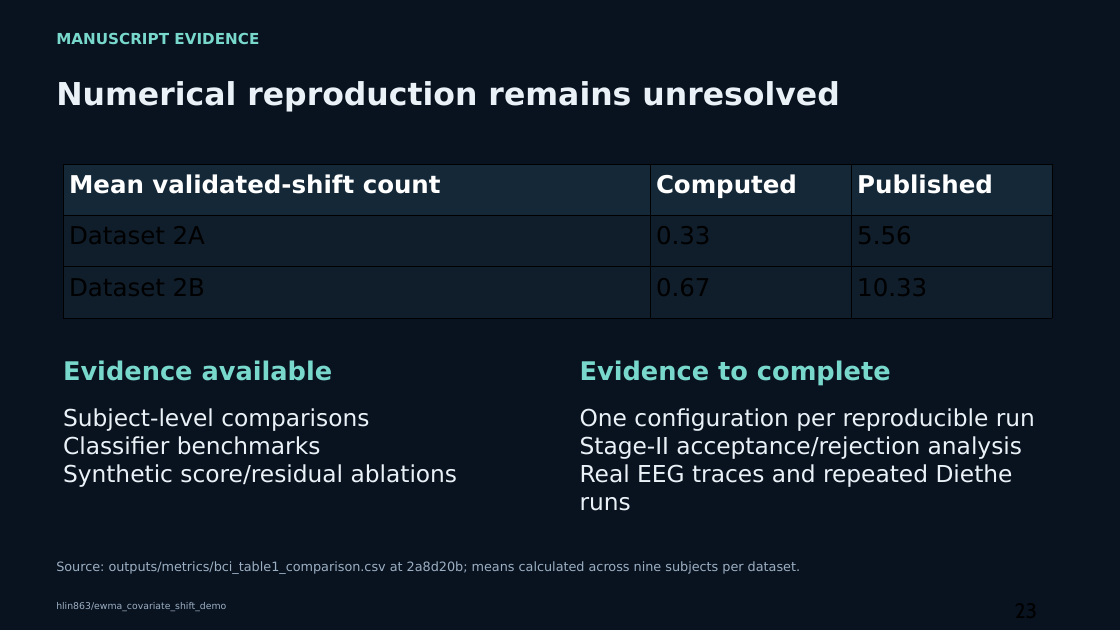
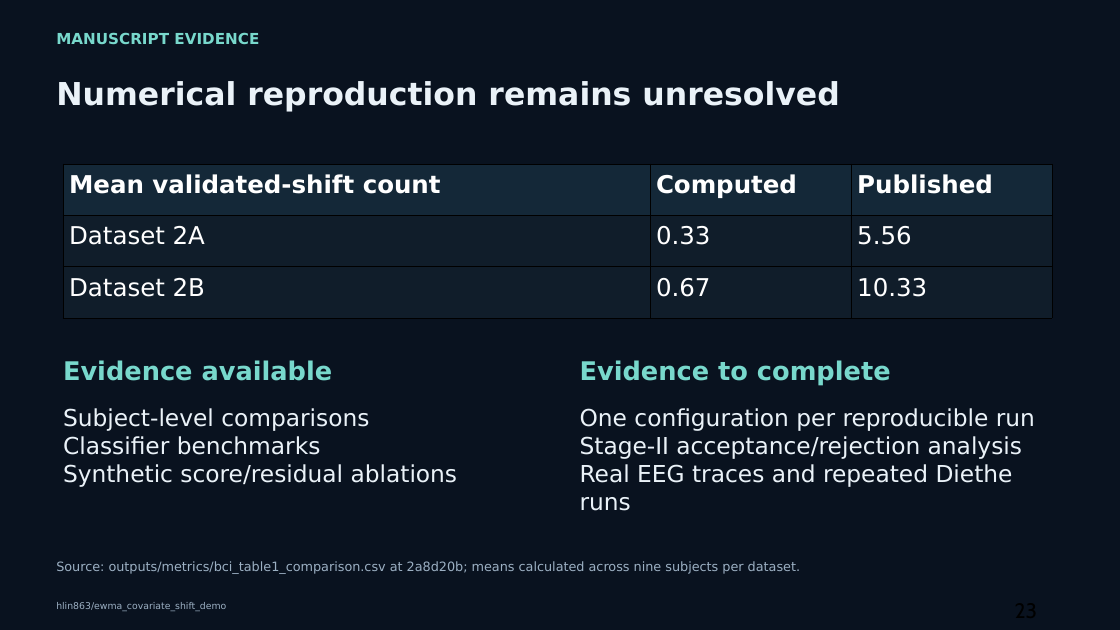
Before and after one commit to hlin863/ewma_covariate_shift_demo, a slide deck: slide 37 of presentations/EWMA_Covariate_Shift_Progress_Review_Haocheng_Lin.pptx. Drawn at 1120x630 pixels with LibreOffice and Linux fonts; fonts in the diff are those of the drawing. Boxes give left, top, right and bottom in pixels: in the first picture for what was removed or moved away, otherwise in the second. Text is boxed around its words. In the diff, an @@ line names an element or a change of style, - is before the commit and + after.

```diff
--- a/presentations/EWMA_Covariate_Shift_Progress_Review_Haocheng_Lin.pptx
+++ b/presentations/EWMA_Covariate_Shift_Progress_Review_Haocheng_Lin.pptx
@@ table at (63, 164, 1052, 318) @@
@@ text colour #000000 to #FFFFFF in "Dataset 2A", "0.33", "5.56", "Dataset 2B" and 2 more places @@
```
Also in this commit, not shown: 4 other slides changed, 2 slides added, 1 slide removed.
